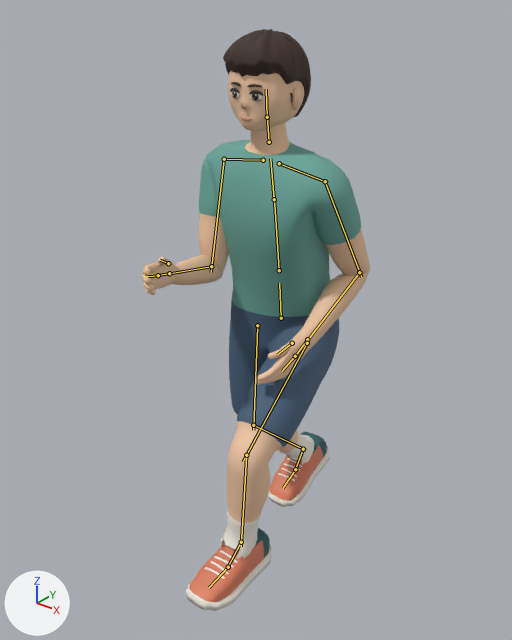
Before and after pictures for a commit that changed the glTF model 籃球遊戲/public/models/athlete_game.glb.
Both versions are drawn from a 50 mm camera at (1.146, -1.582, 1.736) aimed at (-0.039, -0.102, 0.818). Arrows for +X, +Y and +Z are at lower left; the lights stay in place. The older version comes first. Both versions are drawn at frame 7 of the action 'Jog'; the numbers are the values there. The bones that bend it are drawn over the model as lines.

The first picture shows 'Athlete'.
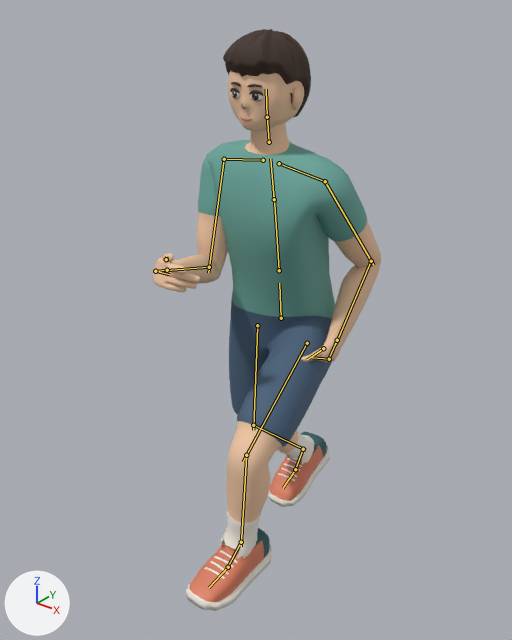
Pixel boxes (x1, y1, x2, y2) of what changed, in the pictures (512 x 640 px):
'Athlete', posed
    before: (142, 29, 370, 611)
    after: (153, 29, 381, 611)
bone 'upper_arm.L', root to tip
    before: (325, 181) to (361, 277)
    after: (325, 181) to (373, 265)
bone 'forearm.L', root to tip
    before: (359, 272) to (305, 343)
    after: (371, 261) to (335, 344)
bone 'hand.L', root to tip
    before: (307, 339) to (296, 355)
    after: (337, 340) to (329, 357)
bone 'fingers.L', root to tip
    before: (295, 356) to (282, 371)
    after: (329, 359) to (312, 357)
bone 'thumb.L', root to tip
    before: (292, 343) to (277, 354)
    after: (323, 348) to (307, 359)
bone 'upper_arm.R', root to tip
    before: (224, 159) to (211, 272)
    after: (224, 159) to (208, 272)
bone 'forearm.R', root to tip
    before: (211, 266) to (167, 274)
    after: (209, 267) to (164, 270)
bone 'fingers.R', root to tip
    before: (158, 275) to (148, 276)
    after: (155, 271) to (169, 274)
bone 'thumb.R', root to tip
    before: (168, 263) to (160, 260)
    after: (166, 259) to (166, 256)

What changed in the scene script:
```text
Change bone_upper_arm_l:
    where bone_upper_arm_l = bpy.data.objects['AthleteRig'].pose.bones['upper_arm.L']  # child of 'shoulder.L'
    bone_upper_arm_l.rotation_quaternion: (0.742, -0.612, -0.072, 0.265) -> (0.753, -0.555, -0.07, 0.347)  # degrees (-76, 13, 30) -> degrees (-67, 16, 39)
Change bone_forearm_l:
    where bone_forearm_l = bpy.data.objects['AthleteRig'].pose.bones['forearm.L']  # child of 'upper_arm.L'
    bone_forearm_l.rotation_quaternion: (0.709, -0.135, 0.357, -0.593) -> (0.778, -0.209, 0.342, -0.484)  # degrees (-41, 20, -87) -> degrees (-44, 19, -72)
Change bone_hand_l:
    where bone_hand_l = bpy.data.objects['AthleteRig'].pose.bones['hand.L']  # child of 'forearm.L'
    bone_hand_l.rotation_quaternion: (0.973, -0.005, -0.23, -0.023) -> (0.989, -0.003, -0.146, -0.023)  # degrees (0, -27, -3) -> degrees (0, -17, -3)
Change bone_fingers_l:
    where bone_fingers_l = bpy.data.objects['AthleteRig'].pose.bones['fingers.L']  # child of 'hand.L'
    bone_fingers_l.rotation_quaternion: (1.0, 0.0, 0.0, 0.0) -> (0.825, -0.565, 0.0, 0.0)  # degrees (0, 0, 0) -> degrees (-69, 0, 0)
Change bone_thumb_l:
    where bone_thumb_l = bpy.data.objects['AthleteRig'].pose.bones['thumb.L']  # child of 'hand.L'
    bone_thumb_l.rotation_quaternion: (1.0, 0.0, 0.0, 0.0) -> (0.98, -0.199, 0.0, 0.0)  # degrees (0, 0, 0) -> degrees (-23, 0, 0)
Change bone_upper_arm_r:
    where bone_upper_arm_r = bpy.data.objects['AthleteRig'].pose.bones['upper_arm.R']  # child of 'shoulder.R'
    bone_upper_arm_r.rotation_quaternion: (0.7, -0.681, 0.026, 0.214) -> (0.694, -0.676, 0.025, 0.248)  # degrees (-86, 19, 16) -> degrees (-85, 22, 20)
Change bone_forearm_r:
    where bone_forearm_r = bpy.data.objects['AthleteRig'].pose.bones['forearm.R']  # child of 'upper_arm.R'
    bone_forearm_r.rotation_quaternion: (0.626, 0.29, -0.337, 0.64) -> (0.63, 0.316, -0.334, 0.626)  # degrees (-6, -53, 94) -> degrees (-2, -55, 91)
Change bone_fingers_r:
    where bone_fingers_r = bpy.data.objects['AthleteRig'].pose.bones['fingers.R']  # child of 'hand.R'
    bone_fingers_r.rotation_quaternion: (1.0, 0.0, 0.0, 0.0) -> (0.825, -0.565, 0.0, 0.0)  # degrees (0, 0, 0) -> degrees (-69, 0, 0)
Change bone_thumb_r:
    where bone_thumb_r = bpy.data.objects['AthleteRig'].pose.bones['thumb.R']  # child of 'hand.R'
    bone_thumb_r.rotation_quaternion: (1.0, 0.0, 0.0, 0.0) -> (0.98, -0.199, 0.0, 0.0)  # degrees (0, 0, 0) -> degrees (-23, 0, 0)
```
